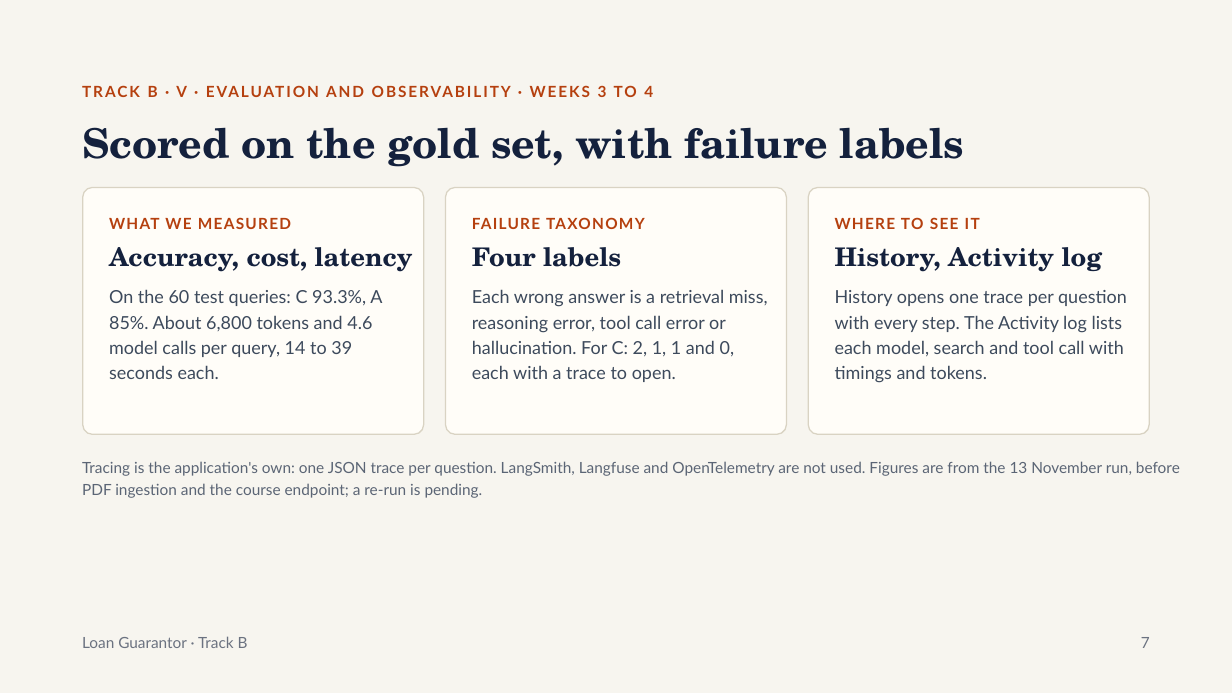
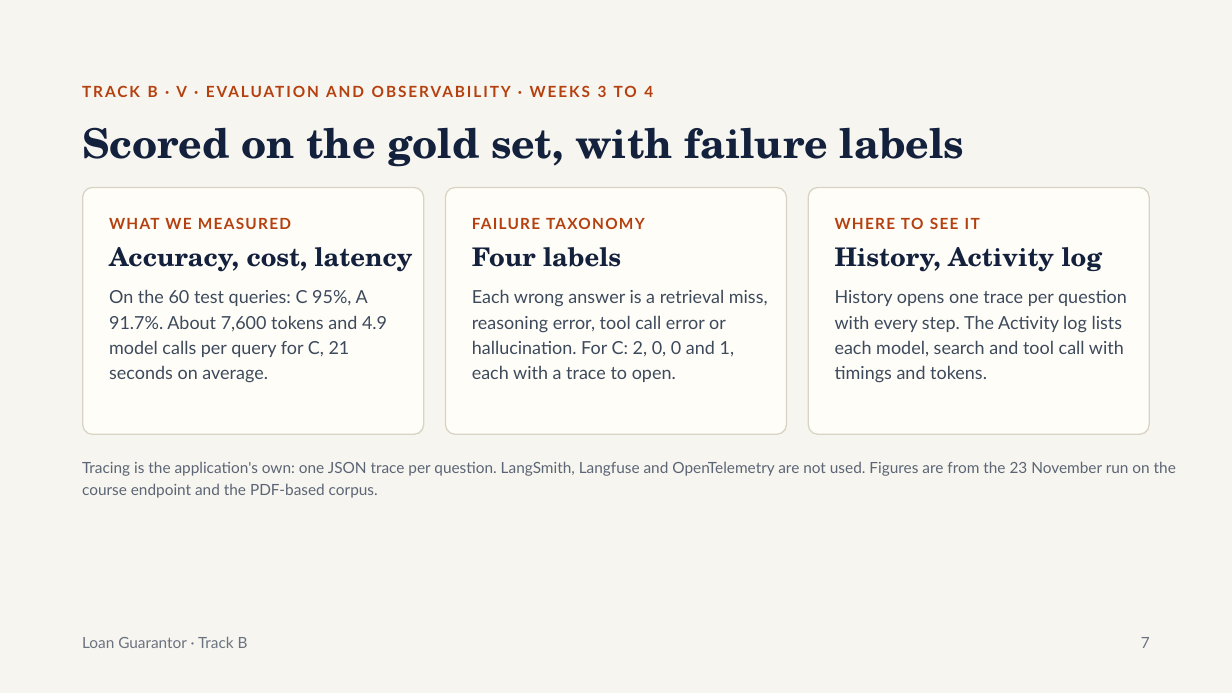
Before and after one commit to my-jamming-codes/KGP_GenAI_Achievers_Capstone, a slide deck: slide 7 of docs/images/Loan Guarantor Demo.pptx. Drawn at 1232x693 pixels with LibreOffice and Linux fonts; fonts in the diff are those of the drawing. Boxes give left, top, right and bottom in pixels: in the first picture for what was removed or moved away, otherwise in the second. Text is boxed around its words. In the diff, an @@ line names an element or a change of style, - is before the commit and + after.

Commit message:
Re-run evaluation on course endpoints; update docs, deck and task board
Re-run evaluation on course endpoints; update docs, deck and task board

- Full dev/test re-run on Qwen3-8B (test: C 57/60, A 55/60); new results and failure taxonomy
- Add technical documentation; refresh report, spec, README and PDFs
- Move task board out of the app to a standalone HTML page

```diff
--- a/docs/images/Loan Guarantor Demo.pptx
+++ b/docs/images/Loan Guarantor Demo.pptx
@@ text at bbox=[109, 289, 387, 383]: text changed @@
-On the 60 test queries: C 93.3%, A 85%. About 6,800 tokens and 4.6 model calls per query, 14 to 39 seconds each.
+On the 60 test queries: C 95%, A 91.7%. About 7,600 tokens and 4.9 model calls per query for C, 21 seconds on average.
@@ text at bbox=[472, 289, 768, 382]: text changed @@
-Each wrong answer is a retrieval miss, reasoning error, tool call error or hallucination. For C: 2, 1, 1 and 0, each with a trace to open.
+Each wrong answer is a retrieval miss, reasoning error, tool call error or hallucination. For C: 2, 0, 0 and 1, each with a trace to open.
@@ text at bbox=[82, 461, 1176, 498]: text changed @@
-Tracing is the application's own: one JSON trace per question. LangSmith, Langfuse and OpenTelemetry are not used. Figures are from the 13 November run, before PDF ingestion and the course endpoint; a re-run is pending.
+Tracing is the application's own: one JSON trace per question. LangSmith, Langfuse and OpenTelemetry are not used. Figures are from the 23 November run on the course endpoint and the PDF-based corpus.
```
Also in this commit, not shown: 10 other slides changed, 24 other files.
